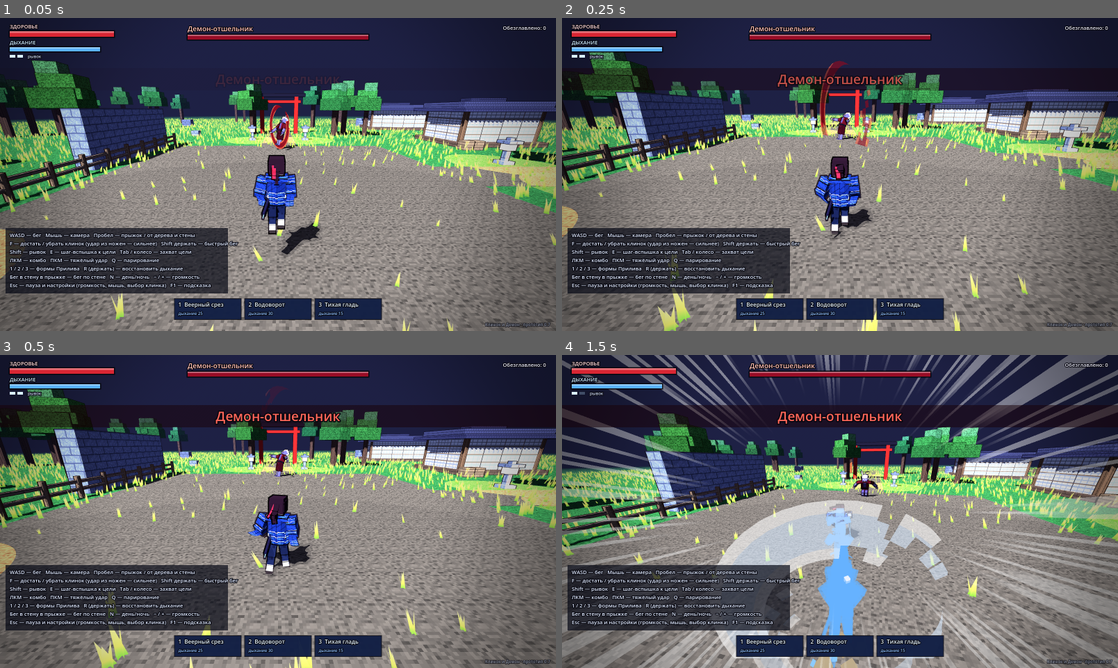
Above: before the commit, frames 1-4 (two rows, left to right).
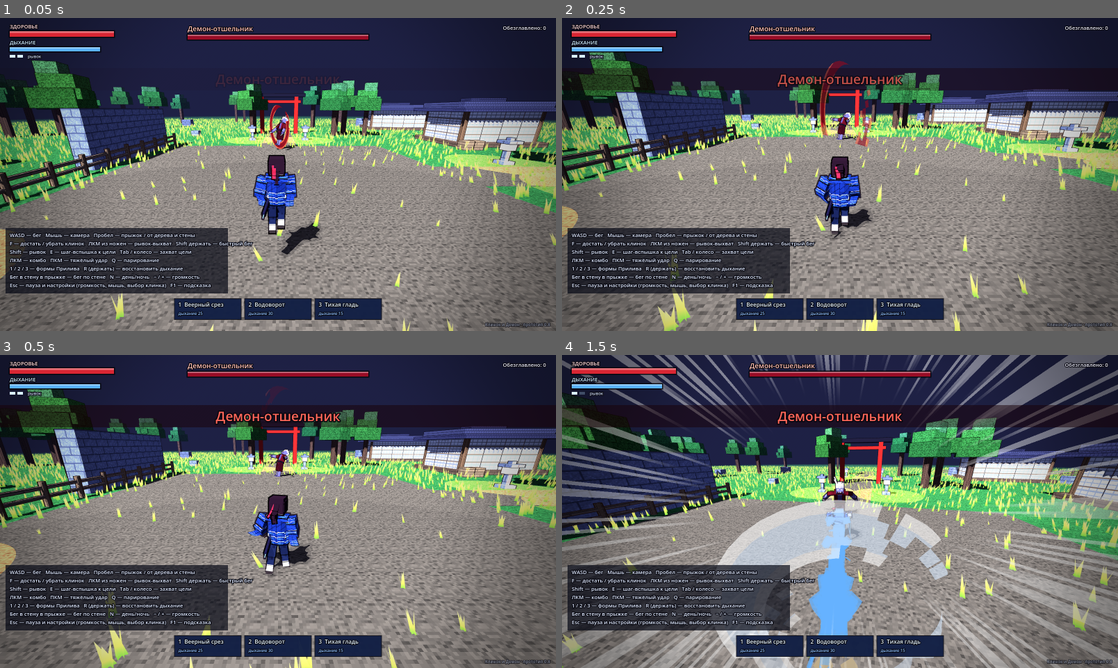
Above: after the commit, the same moments.

Repository: Tsenze13/DemonSlatarME
Game: Godot game, scene res://main.tscn
Two runs of this game, one before a commit and one after it. Both use one fixed random seed, a clock stepped at 60 frames per second and the inputs below.
Inputs (mouse positions are in pixels of both pictures, inside the frame that each line leads up to):
- Up to frame 1 (0.05 s): no input
- Up to frame 2 (0.25 s): no input
- Up to frame 3 (0.5 s): no input
- Up to frame 4 (1.5 s): tap Enter at 0.5 s; move the mouse to (867, 511) at 0.52 s; hold R (breathe) 0.53-1.28 s; hold Up from 0.53 s (still down); click (867, 511) at 0.67 s; tap Space (jump) at 0.77 s; move the mouse to (812, 511) at 1.27 s; tap Shift (dash) at 1.35 s

The runs differ from the first frame. In frame 1, 0.3% of the frame differs, in the area x 15-99%, y 71-99%; in frame 2, 0.3%; in frame 3, 0.3%; in frame 4, 28%, in the area x 0-100%, y 12-100%.

Commit message:
Клинок и Демон v0.8: удар из ножен — резкий рывок-выхват
ЛКМ при убранном клинке: рывок до 8 м (или до демона) за 0,1 с со звуковым
барьером и силуэтами, срез на проходе. F — медленный выхват в стойку.

Co-Authored-By: Claude Opus 5.5 <noreply@anthropic.com>
Claude-Session: https://claude.ai/code/session_01G3h9Yu3TGjLRQLW4GY5QkV

Diff:
--- a/project.godot
+++ b/project.godot
@@ -4,7 +4,7 @@
 [application]
 
 config/name="Клинок и Демон"
-config/version="0.7"
+config/version="0.8"
 run/main_scene="res://main.tscn"
 config/features=PackedStringArray("4.7", "GL Compatibility")
 
--- a/scripts/autotest.gd
+++ b/scripts/autotest.gd
@@ -98,6 +98,7 @@
 	Input.parse_input_event(mm)
 	await w(0.1)
 	check(absf(G.cam_rig.yaw - y0) > 0.1, "мышь вращает камеру")
+	var iai_from: Vector3 = p.global_position
 	var mb := InputEventMouseButton.new()
 	mb.button_index = MOUSE_BUTTON_LEFT
 	mb.pressed = true
@@ -109,7 +110,10 @@
 	Input.parse_input_event(mb2)
 	check(p.state == "attack" or p.atk_name == "l1", "ЛКМ бьёт")
 	check(p.atk_name == "iai" and p.drawn, "первый удар — из ножен, клинок достан")
-	await w(0.5)
+	await w(0.3)
+	var iai_len: float = Vector3(p.global_position.x - iai_from.x, 0, p.global_position.z - iai_from.z).length()
+	check(iai_len > 5.0, "удар из ножен — резкий рывок (%.1f м)" % iai_len)
+	await w(0.2)
 	p.press("draw")
 	await w(0.45)
 	check(not p.drawn, "F убирает клинок в ножны")
--- a/scripts/hud.gd
+++ b/scripts/hud.gd
@@ -230,7 +230,7 @@
 	if help or G.paused:
 		var lines := [
 			"WASD — бег   Мышь — камера   Пробел — прыжок / от дерева и стены",
-			"F — достать / убрать клинок (удар из ножен — сильнее)   Shift держать — быстрый бег",
+			"F — достать / убрать клинок   ЛКМ из ножен — рывок-выхват   Shift держать — быстрый бег",
 			"Shift — рывок   E — шаг-вспышка к цели   Tab / колесо — захват цели",
 			"ЛКМ — комбо   ПКМ — тяжёлый удар   Q — парирование",
 			"1 / 2 / 3 — формы Прилива   R (держать) — восстановить дыхание",
@@ -243,4 +243,4 @@
 		for l in lines:
 			_txt(Vector2(hx, hy), l, int(15 * u), Color(0.88, 0.92, 1.0))
 			hy += 24 * u
-	_txt(Vector2(s.x - 16 * u, s.y - 14 * u), "Клинок и Демон · прототип 0.7", int(12 * u), Color(0.7, 0.75, 0.85, 0.6), HORIZONTAL_ALIGNMENT_RIGHT, 0)
+	_txt(Vector2(s.x - 16 * u, s.y - 14 * u), "Клинок и Демон · прототип 0.8", int(12 * u), Color(0.7, 0.75, 0.85, 0.6), HORIZONTAL_ALIGNMENT_RIGHT, 0)
--- a/scripts/player.gd
+++ b/scripts/player.gd
@@ -75,7 +75,7 @@
 		"arm0": Vector3(-80, 120, 0), "arm1": Vector3(-90, -120, 0), "fore0": 0, "fore1": 0, "tw0": 60, "tw1": -60,
 		"fx": "wave_big", "impact": true, "knock": 8.0, "rev": true},
 	# удар из ножен: выхват и срез одним движением
-	"iai": {"dur": 0.42, "hit0": 0.06, "hit1": 0.13, "dmg": 22, "range": 3.6, "arc": 170, "lunge": 16.0,
+	"iai": {"dur": 0.46, "hit0": 0.07, "hit1": 0.17, "dmg": 24, "range": 3.6, "arc": 170, "lunge": 0.0,
 		"power": 2, "stagger": 0.7, "hitstop": 0.1, "shake": 0.3, "next": "l3",
 		"arm0": Vector3(-10, 75, 25), "arm1": Vector3(-88, -125, 0), "fore0": -30, "fore1": 0, "tw0": 55, "tw1": -55,
 		"fx": "slash", "roll": -4, "rev": true, "impact_light": true},
@@ -148,6 +148,9 @@
 var left_w := 0.0                  # вес левой руки на рукояти
 var sprinting := false
 var draw_swapped := false
+var iai_dist := 8.0               # длина рывка при выхвате-ударе
+const IAI_MAX := 8.0
+const IAI_TIME := 0.1
 var draw_from_drawn := false
 var auto_sprint := false
 var sprint_fx_t := 0.0
@@ -996,6 +999,17 @@
 	elif inp.length() > 0.2:
 		facing = atan2(inp.x, inp.z)
 	atk_dir = _forward()
+	if nm == "iai":
+		# резкий рывок-выхват: к демону (остановиться перед ним) или на 8 м вперёд
+		iai_dist = IAI_MAX
+		var tg := _aim_target(IAI_MAX + 3.0)
+		if tg:
+			var to2: Vector3 = tg.global_position - global_position
+			to2.y = 0
+			iai_dist = clampf(to2.length() - (tg.radius + 1.1), 0.0, IAI_MAX)
+		invuln_t = 0.2
+		sonic_boom(atk_dir)
+		G.fx.afterimage(model, Color(0.85, 0.95, 1.0), 0.35)
 	if atk.has("jump"):
 		velocity.y = atk.jump
 	elif atk.get("air", false):
@@ -1023,6 +1037,11 @@
 	else:
 		sp = lunge * maxf(0.0, 1.0 - (t - a.hit1) * 6.0) * 0.3
 	var hv := atk_dir * sp
+	if atk_name == "iai":
+		hv = atk_dir * (iai_dist / IAI_TIME) if (t >= 0.02 and t < 0.02 + IAI_TIME) else Vector3.ZERO
+		if t < 0.02 + IAI_TIME:
+			G.fx.afterimage(model, Color(0.7, 0.88, 1.0), 0.2)
+			G.speedlines = 1.0
 	if a.has("spin") and atk_name == "f2":
 		hv = (inp * 6.0) if inp.length() > 0.1 else Vector3.ZERO
 	velocity.x = hv.x
Not shown, changed: docs/ПРОЧТИ.txt
Not shown, changed: CLAUDE.md
